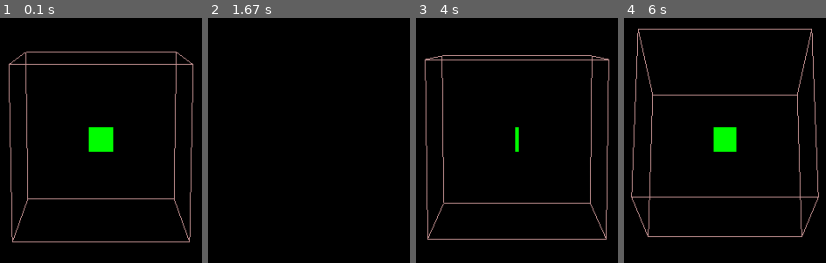
Above: before the commit, frames 1-4 (left to right).
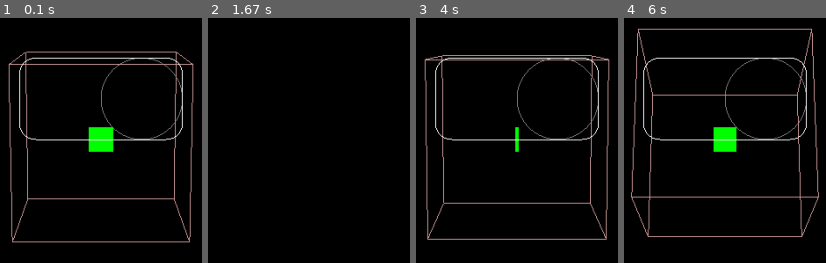
Above: after the commit, the same moments.

Repository: sakuya9t/PyMidiGame
Game: pygame game, started from ui/graph/__init__.py
Same seed, same stepped clock (60 frames per second), same inputs: the game is played once before the commit and once after it.
Inputs:
- Up to frame 1 (0.1 s): no input
- Up to frame 2 (1.67 s): tap Enter at 0.33 s
- Up to frame 3 (4 s): tap Space at 1.67, 2.07, 2.37, 2.57, 3.97 s
- Up to frame 4 (6 s): tap Space at 4.3, 4.6, 4.73, 5.8 s

The runs differ from the first frame. In frame 1, 2.4% of the frame differs, in the area x 9-91%, y 15-51%; in frame 2, nothing differs; in frame 3, 2.4%; in frame 4, 2.4%.

Commit message:
get back to pygame 1.9.6 because 2.0.0-pre release not stable

Diff:
--- a/InputQueue.py
+++ b/InputQueue.py
@@ -4,7 +4,7 @@
 import pygame
 import pygame_gui
 
-from KeyCodeConstants import get_pyautogui_key_name
+from KeyCodeConstants import get_pyautogui_key_name, pygame_key_code
 from KeyMapper import KeyMapper
 from constants import UI_CONSTANT, CONTROL_FLAGS, STORE_KEYS, CONFIG_KEYS
 from midis2events import midis2events, simplify_midi_event
@@ -74,7 +74,7 @@
                     object_id = str.split(event.ui_object_id, '.')[-1]
                     if object_id == UI_CONSTANT.ID_OK_BTN:
                         key_map_settings = self.game_controller.store.get(STORE_KEYS.MIDI_KEY_MAP)[1:]
-                        key_map_settings = {x[0]: get_pyautogui_key_name(pygame.key.key_code(x[1])) for x in key_map_settings}
+                        key_map_settings = {x[0]: get_pyautogui_key_name(pygame_key_code(x[1])) for x in key_map_settings}
                         self.game_controller.config.set(CONFIG_KEYS.MIDI_MAPPING, key_map_settings)
                         self.game_controller.store.put(STORE_KEYS.CONFIGURING_KEY_MAP, False)
                         self.display_controller.refresh()
--- a/KeyCodeConstants.py
+++ b/KeyCodeConstants.py
@@ -1,6 +1,23 @@
 import pyautogui
 
 import pygame
+
+pygame_keys = [pygame.K_a, pygame.K_b, pygame.K_c, pygame.K_d, pygame.K_e, pygame.K_f, pygame.K_g,
+               pygame.K_h, pygame.K_i, pygame.K_j, pygame.K_k, pygame.K_l, pygame.K_m, pygame.K_n,
+               pygame.K_o, pygame.K_p, pygame.K_q, pygame.K_r, pygame.K_s, pygame.K_t, pygame.K_u,
+               pygame.K_v, pygame.K_w, pygame.K_x, pygame.K_y, pygame.K_z, pygame.K_0, pygame.K_1,
+               pygame.K_2, pygame.K_3, pygame.K_4, pygame.K_5, pygame.K_6, pygame.K_7, pygame.K_8,
+               pygame.K_9, pygame.K_MINUS, pygame.K_EQUALS, pygame.K_COMMA, pygame.K_PERIOD,
+               pygame.K_SEMICOLON, pygame.K_LEFTBRACKET, pygame.K_RIGHTBRACKET, pygame.K_QUOTE,
+               pygame.K_BACKSLASH, pygame.K_SLASH, pygame.K_BACKQUOTE, pygame.K_SPACE, pygame.K_RETURN,
+               pygame.K_TAB, pygame.K_BACKSPACE, pygame.K_ESCAPE, pygame.K_CAPSLOCK, pygame.K_LSHIFT,
+               pygame.K_RSHIFT, pygame.K_LALT, pygame.K_RALT, pygame.K_LCTRL, pygame.K_RCTRL, pygame.K_F1,
+               pygame.K_F2, pygame.K_F3, pygame.K_F4, pygame.K_F5, pygame.K_F6, pygame.K_F7, pygame.K_F8,
+               pygame.K_F9, pygame.K_F10, pygame.K_F11, pygame.K_F12, pygame.K_F13, pygame.K_F14, pygame.K_F15,
+               pygame.K_PAGEUP, pygame.K_PAGEDOWN, pygame.K_DELETE, pygame.K_END, pygame.K_LEFT, pygame.K_RIGHT,
+               pygame.K_DOWN, pygame.K_UP]
+
+pygame_keys_code = {pygame.key.name(x): x for x in pygame_keys}
 
 keyboardMapping = dict([(key, None) for key in pyautogui.KEY_NAMES])
 keyboardMapping.update({
@@ -97,3 +114,9 @@
 
 def get_pyautogui_key_name(code):
     return key_code_reverse_map[code]
+
+
+def pygame_key_code(key_name):
+    if key_name not in pygame_keys_code.keys():
+        raise Exception('Unsupported key {}'.format(key_name))
+    return pygame_keys_code[key_name]
--- a/controllers/GameController.py
+++ b/controllers/GameController.py
@@ -2,7 +2,7 @@
 
 from KeyCodeConstants import get_key_code
 from MidiControl import MidiControl
-from PygameControl import InputController
+from controllers.InputController import InputController
 from config.Config import Config
 from constants import CONFIG_KEYS, STORE_KEYS, CONTROL_FLAGS, UI_CONSTANT
 from controllers import Controller
--- /dev/null
+++ b/midi/MusicPlayer.py
@@ -0,0 +1,10 @@
+import time
+
+import pygame
+
+pygame.mixer.pre_init(44100)  # setup mixer to avoid sound lag
+pygame.init()
+pygame.mixer.init()
+pygame.mixer.music.load('../resources/chords.mid')
+pygame.mixer.music.play()
+time.sleep(60)
--- a/ui/graph/__init__.py
+++ b/ui/graph/__init__.py
@@ -1,10 +1,7 @@
-# coding=utf-8
+import math
 
-# imports the Pygame library
 import pygame as pg
 
-# imports the GL sub-module of the OpenGL module
-# Note: PyOpenGL installation is required
 from OpenGL.GL import *
 from OpenGL.GLU import *
 
@@ -13,6 +10,7 @@
 green = (0, 1, 0)
 white = (1, 1, 1)
 pink = (0.8, 0.6, 0.6)
+grey = (0.5, 0.5, 0.5, 0.5)
 
 
 cubeVertices = ((1,1,1),(1,1,-1),(1,-1,-1),(1,-1,1),(-1,1,1),(-1,-1,-1),(-1,-1,1),(-1,1,-1))
@@ -25,9 +23,6 @@
     Draws a square.
     """
 
-    # cleans the background
-    glClear(GL_COLOR_BUFFER_BIT)
-
     # sets the color of the square
     glColor3f(*green)
 
@@ -35,7 +30,50 @@
     # down and right are positive.
     glRectf(-0.3, 0, 0, -0.3)
 
-def wireCube():
+
+def draw_circle(radius, center: (float, float, float), filled=True, side_num=360, color=white):
+    glPushMatrix()
+    x, y, z = center
+    glTranslatef(x, y, z)
+    if filled:
+        glBegin(GL_POLYGON)
+    else:
+        glBegin(GL_LINE_LOOP)
+    glColor(*color)
+    for vertex in range(0, side_num):
+        angle = float(vertex) * 2.0 * math.pi / side_num
+        glVertex3f(math.cos(angle) * radius, math.sin(angle) * radius, 0.0)
+    glEnd()
+    glPopMatrix()
+
+
+def draw_rounded_rectangle(left, top, right, bottom, radius, color=white, filled=True):
+    def draw_rounded_cornet(x, y, sa, arc, r):
+        cent_x = x + r * math.cos(sa + math.pi / 2)
+        cent_y = y + r * math.sin(sa + math.pi / 2)
+        n = math.ceil(90 * arc / math.pi * 2)
+        for i in range(0, n+1):
+            ang = sa + arc * i / n
+            next_x = cent_x + r * math.sin(ang)
+            next_y = cent_y - r * math.cos(ang)
+            glVertex3f(next_x, next_y, 0.0)
+    if left > right:
+        left, right = right, left
+    if top > bottom:
+        top, bottom = bottom, top
+    if filled:
+        glBegin(GL_POLYGON)
+    else:
+        glBegin(GL_LINE_LOOP)
+    glColor(*color)
+    draw_rounded_cornet(left, top + radius, 3 * math.pi / 2, math.pi / 2, radius)  # top-left
+    draw_rounded_cornet(right - radius, top, 0.0, math.pi / 2, radius)  # top-right
+    draw_rounded_cornet(right, bottom - radius, math.pi / 2, math.pi / 2, radius)  # bottom-right
+    draw_rounded_cornet(left + radius, bottom, math.pi, math.pi / 2, radius)  # bottom-left
+    glEnd()
+
+
+def draw_wire_cube():
     glColor3f(*pink)
     glBegin(GL_LINES)
     for cubeEdge in cubeEdges:
@@ -43,7 +81,8 @@
             glVertex3fv(cubeVertices[cubeVertex])
     glEnd()
 
-def solidCube():
+
+def draw_solid_cube():
     glColor3f(*white)
     glBegin(GL_QUADS)
     for cubeQuad in cubeQuads:
@@ -98,16 +137,17 @@
         if state == 0:
             deg = (deg + 1) % 360
             glClear(GL_COLOR_BUFFER_BIT | GL_DEPTH_BUFFER_BIT)
-            # solidCube()
+            draw_circle(1, (1, 1, -10), filled=False, color=grey)
+            glPushMatrix()
+            glRotatef(deg, 1, 0, 0)
+            draw_wire_cube()
+            glPopMatrix()
             glPushMatrix()
             glRotatef(deg, 0, 1, 0)
             glTranslatef(0.15, 0.15, 0)
             draw_square()
             glPopMatrix()
-            glPushMatrix()
-            glRotatef(deg, 1, 0, 0)
-            wireCube()
-            glPopMatrix()
+            draw_rounded_rectangle(1, 0, -1, 1, 0.2, color=white, filled=False)
         pg.display.flip()
         pg.time.wait(10)
 
--- a/window.py
+++ b/window.py
@@ -47,7 +47,8 @@
             self.__screen__.blit(self.__surface__, (0, 0))
             self.__manager__.draw_ui(self.__screen__)
             self.game_display.render()
-        except:
+        except Exception as e:
+            print(e)
             # handle ui refresh timeout issue
             self.handle_frame(time_delta)
 
@@ -82,4 +83,4 @@
 
     def draw_rect(self, left, top, width, height, color=COLORS.WHITE):
         rect = pygame.Rect(left, top, width, height)
-        pygame.draw.rect(self.surface, color, rect, border_radius=5)
+        pygame.draw.rect(self.surface, color, rect)
Renamed: PygameControl.py -> controllers/InputController.py
